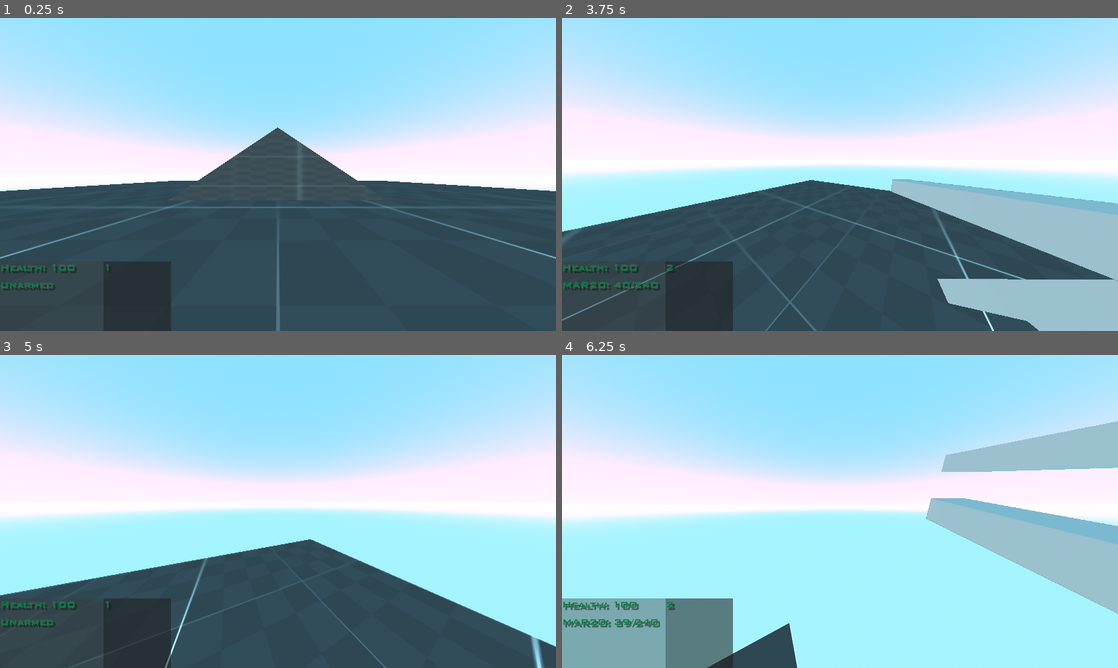
Above: before the commit, frames 1-4 (two rows, left to right).
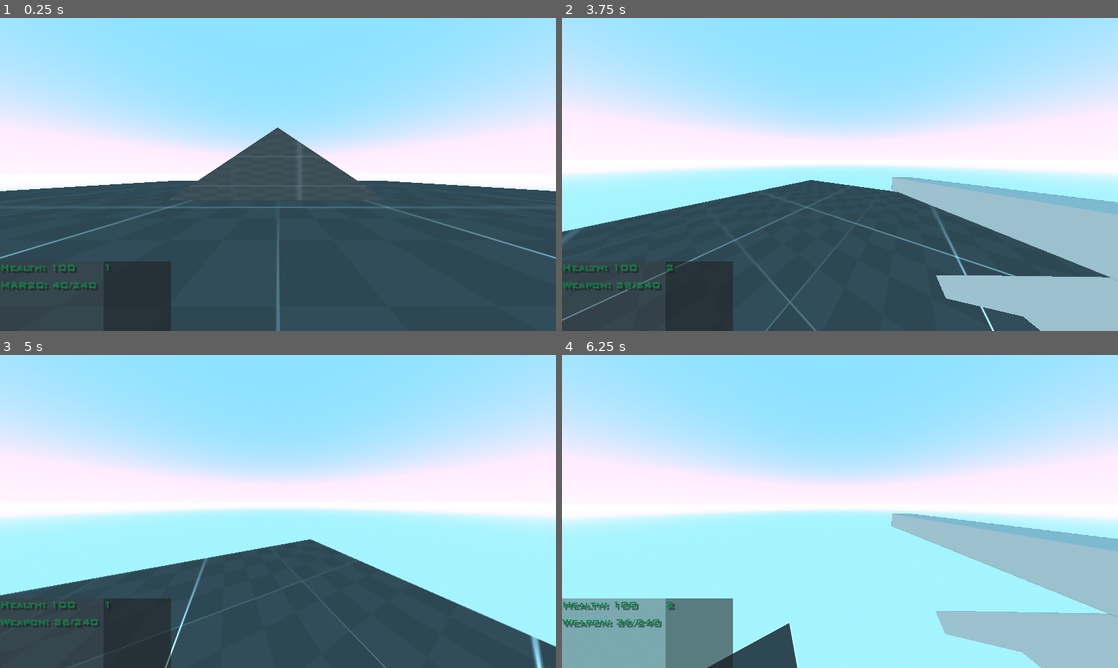
Above: after the commit, the same moments.

Repository: IIcyTundra/Titan-G4-Beta-Build-
Game: Godot game, scene res://World_Scenes/Test_world.tscn
Two runs of this game, one before a commit and one after it. Both use one fixed random seed, a clock stepped at 60 frames per second and the inputs below.
Inputs (mouse positions are in pixels of both pictures, inside the frame that each line leads up to):
- Up to frame 1 (0.25 s): no input
- Up to frame 2 (3.75 s): tap Enter (ui_accept) at 0.5, 0.77, 1.52, 3.02 s; move the mouse to (962, 158) at 0.52 s; hold D (right) 0.53-1.28 s; click (962, 158) at 0.6 s; move the mouse to (812, 174) at 1.27 s; hold W (up) from 1.28 s (still down); tap 1 (empty) at 1.35 s; click (812, 174) at 1.55 s; move the mouse to (851, 168) at 2.02 s; click (851, 168) at 2.1 s; move the mouse to (834, 180) at 2.77 s; tap 2 (primary) at 2.85 s; click (834, 180) at 3.05 s; move the mouse to (878, 177) at 3.52 s; click (878, 177) at 3.6 s
- Up to frame 3 (5 s): keep holding W (up); tap Enter (ui_accept) at 3.77, 4.52 s; tap R (reload) at 4.15 s; move the mouse to (233, 508) at 4.27 s; tap 1 (empty) at 4.35 s; click (233, 508) at 4.55 s
- Up to frame 4 (6.25 s): move the mouse to (845, 511) at 5.02 s; click (845, 511) at 5.1 s; move the mouse to (817, 505) at 5.77 s; release W (up) at 5.78 s; hold D (right) from 5.78 s (still down); tap 2 (primary) at 5.85 s; tap Enter (ui_accept) at 6.02 s; click (817, 505) at 6.05 s

The runs differ from the first frame. In frame 1, 0.2% of the frame differs, in the area x 0-18%, y 84-87%; in frame 2, 1.4%; in frame 3, 0.2%; in frame 4, 12%, in the area x 0-100%, y 21-100%.
Error after the commit: Invalid access to property or key 'Ammo' on a base object of type 'Dictionary'. (res://Hud)

Commit message:
TrenchBroom Addition

Diff:
--- a/Player Stuff/Player.tscn
+++ b/Player Stuff/Player.tscn
@@ -31,11 +31,9 @@
 [node name="AR" parent="Head/Camera/Weapons" groups=["Automatic", "Kinetic"] instance=ExtResource("3_pj7o8")]
 transform = Transform3D(1, 0, 0, 0, 1, 0, 0, 0, 1, 0.049, -0.0150001, 0.081273)
 top_level = false
-fire_rate = 0.5
 
 [node name="Unarmed" parent="Head/Camera/Weapons" instance=ExtResource("3_v8ews")]
 transform = Transform3D(1, 0, 0, 0, 1, 0, 0, 0, 1, -0.177, -2.47013, 0.281)
-weapon_name = "Unarmed"
 
 [node name="GunRenderContainer" type="SubViewportContainer" parent="Head/Camera"]
 anchors_preset = 15
--- a/Weapons/Armed/Assualt Rifle/AR.tscn
+++ b/Weapons/Armed/Assualt Rifle/AR.tscn
@@ -157,7 +157,6 @@
 transform = Transform3D(2, 0, 0, 0, 2, 0, 0, 0, 2, 0, 0, 0)
 top_level = true
 script = ExtResource("1_oat8i")
-weapon_name = "MAR20"
 
 [node name="Anchor" type="Node3D" parent="."]
 transform = Transform3D(1, 0, 0, 0, -3.61999e-06, -1, 0, 1, -3.61999e-06, 0, 0, 0.856951)
--- a/Weapons/Armed/armed.gd
+++ b/Weapons/Armed/armed.gd
@@ -25,7 +25,7 @@
 
 
 # Fire Cycle
-func gun_fire():
+func fire():
 	print("Is Firing")
 	if not is_reloading:
 		if ammo_in_mag > 0:
@@ -40,7 +40,7 @@
 			fire_stop()
 
 func fire_stop():
-	#animation_player.get_animation("Fire").loop = false
+	animation_player.get_animation("Fire").loop = false
 	is_firing = false
 
 
@@ -49,7 +49,7 @@
 	update_ammo("consume")
 
 
-func gun_reload():
+func reload():
 	if ammo_in_mag < mag_size and extra_ammo > 0:
 		is_firing = false
 
--- a/Weapons/Unarmed/Unarmed.gd
+++ b/Weapons/Unarmed/Unarmed.gd
@@ -1,11 +1,11 @@
 extends Weapon
 
 
-func gun_fire():
+func fire():
 	pass
 
 func fire_stop():
 	pass
 
-func gun_reload():
+func reload():
 	pass
--- a/Weapons/weapon.gd
+++ b/Weapons/weapon.gd
@@ -3,12 +3,14 @@
 #References
 var weapon_manager = null
 var player = null
+var ray = null
 
 #Weapon States
 var is_equipped = false
 
 #Weapon Param
 @export var weapon_name = "Weapon"
+@export var weapon_image = null
 
 
 
@@ -25,11 +27,14 @@
 func is_unequip_finished():
 	return true
 
+func reload():
+	return false
+
 # Update Ammo
 func update_ammo(action = "Refresh"):
 
 	var weapon_data = {
-		"Name" : weapon_name,
+		"Name" : weapon_name
 	}
 
 	weapon_manager.update_hud(weapon_data)
--- a/Weapons/weapon_manager.gd
+++ b/Weapons/weapon_manager.gd
@@ -3,7 +3,7 @@
 #All weapons in the game
 var all_weapons = {}
 
-#Weapons carries
+#Weapons carried
 var weapons = {}
 
 #HUD
@@ -122,7 +122,7 @@
 func fire():
 	print("Firing")
 	if not changing_weapon:
-		current_weapon.gun_fire()
+		current_weapon.fire()
 
 func fire_stop():
 	current_weapon.fire_stop()
--- a/project.godot
+++ b/project.godot
@@ -12,12 +12,17 @@
 "base": "Weapon",
 "class": &"Armed",
 "language": &"GDScript",
-"path": "res://Weapons/Armed/armed.gd"
+"path": "res://Weapons/Armed/Armed.gd"
 }, {
 "base": "CharacterBody3D",
 "class": &"Player",
 "language": &"GDScript",
 "path": "res://Player Stuff/Scripts/CharacterBody3d.gd"
+}, {
+"base": "EditorPlugin",
+"class": &"TBPlugin",
+"language": &"GDScript",
+"path": "res://addons/tbloader/src/plugin.gd"
 }, {
 "base": "Node3D",
 "class": &"Weapon",
@@ -27,6 +32,7 @@
 _global_script_class_icons={
 "Armed": "",
 "Player": "",
+"TBPlugin": "",
 "Weapon": ""
 }
 
Binary file added: addons/tbloader/icon.png
Not shown, added: addons/tbloader/icon.png.import
Not shown, added: addons/tbloader/icons/tbloader.svg
Not shown, added: addons/tbloader/icons/tbloader.svg.import
Not shown, added: addons/tbloader/plugin.cfg
Not shown, added: addons/tbloader/src/plugin.gd
Not shown, added: addons/tbloader/bin/libtbloader.linux.x86_64.so
Not shown, added: addons/tbloader/bin/libtbloader.macos.universal.dylib
Not shown, added: addons/tbloader/bin/tbloader.windows.x86_64.dll
Not shown, added: addons/tbloader/tbloader.gdextension
